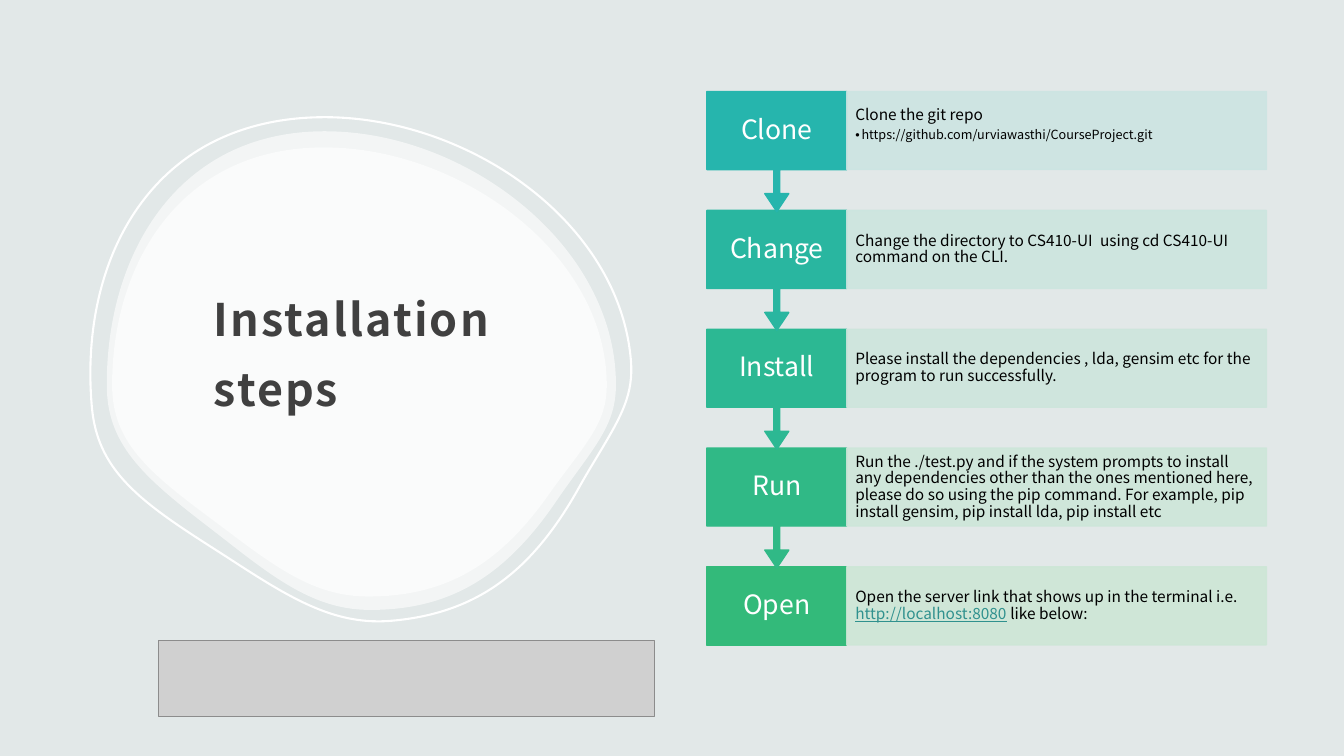
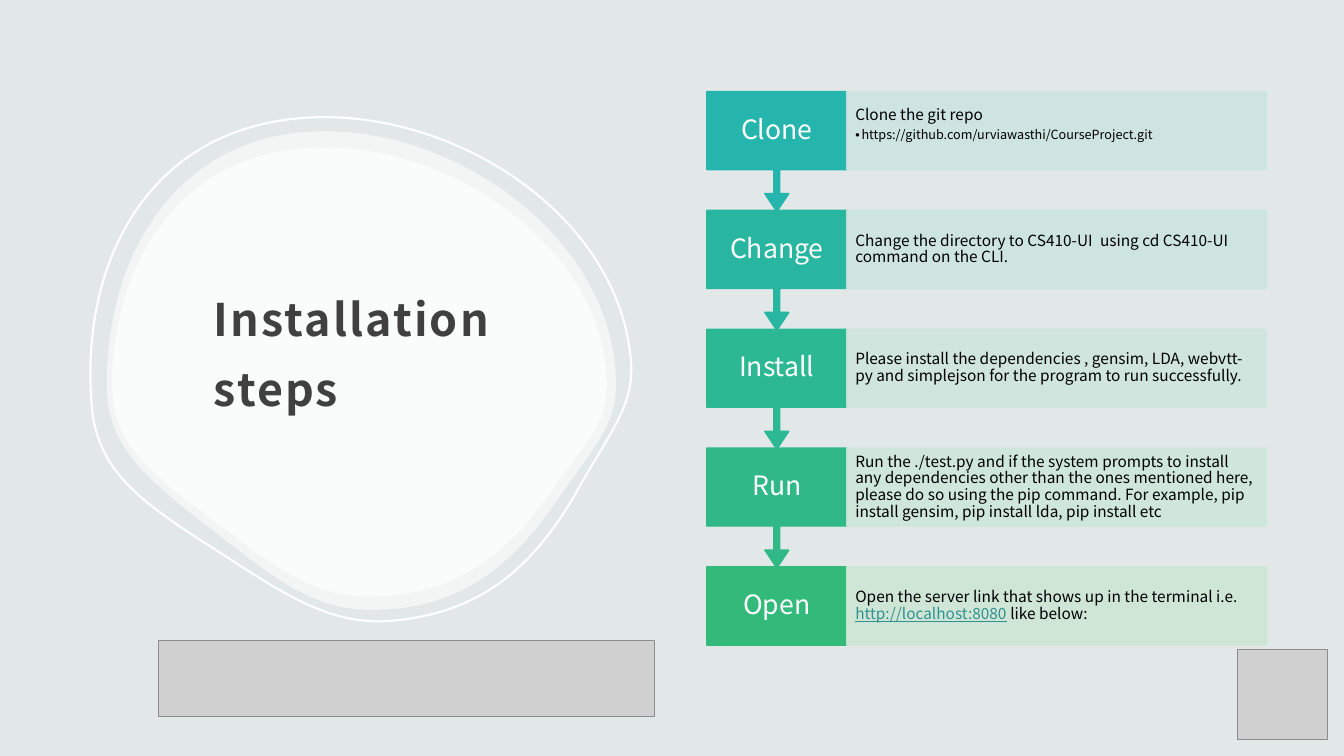
Before and after one commit to urviawasthi/CourseProject, a slide deck: slide 3 of final_project_presentation.pptx. Drawn at 1344x756 pixels with LibreOffice and Linux fonts; fonts in the diff are those of the drawing; grey boxes stand for pictures. Boxes give left, top, right and bottom in pixels: in the first picture for what was removed or moved away, otherwise in the second. Text is boxed around its words. In the diff, an @@ line names an element or a change of style, - is before the commit and + after.

```diff
--- a/final_project_presentation.pptx
+++ b/final_project_presentation.pptx
@@ text at [855,351,1243,385]: text changed @@
-Please install the dependencies , lda, gensim etc for the program to run successfully.
+Please install the dependencies , gensim, LDA, webvtt-py and simplejson for the program to run successfully.
@@ picture added at [1238,649,1328,739] @@
```
Also in this commit, not shown: 9 other slides changed.
